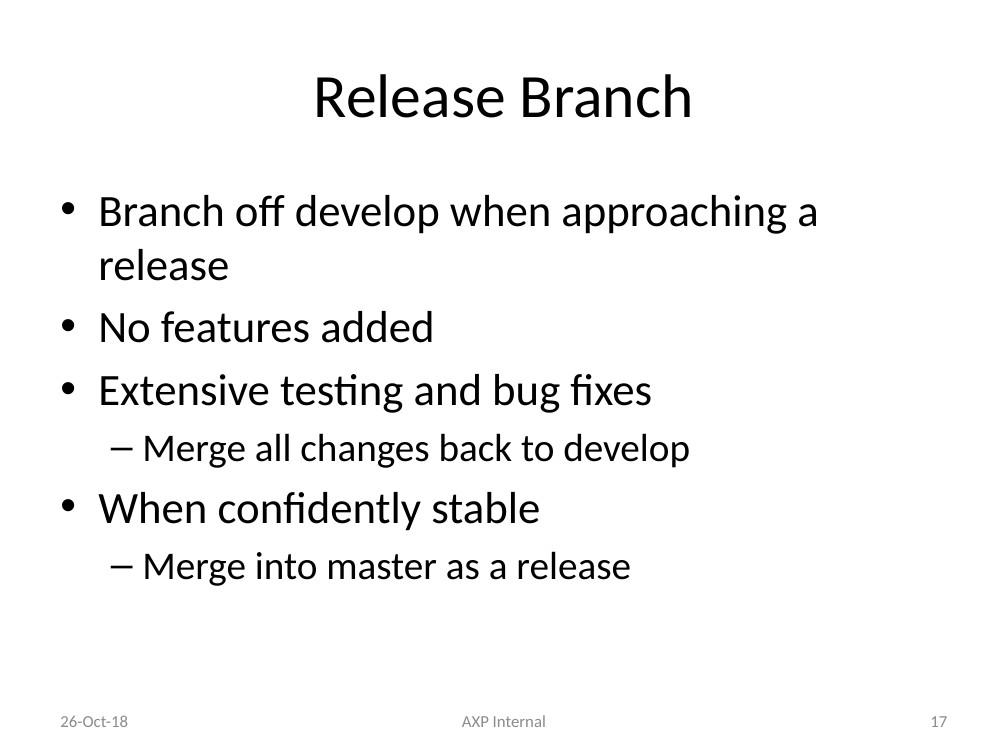
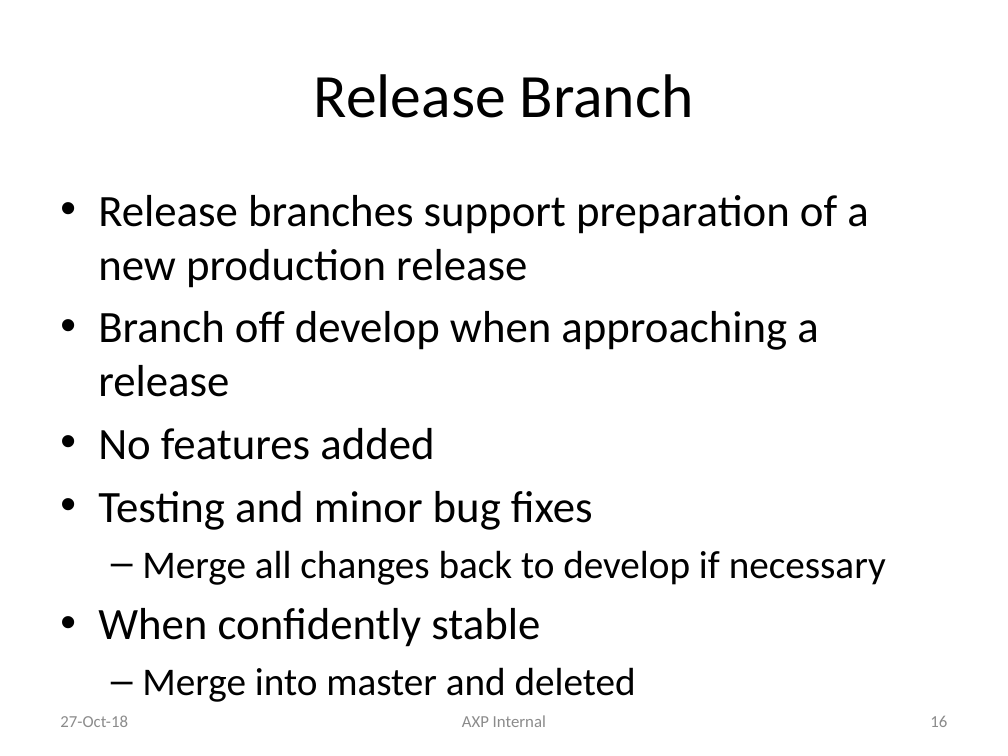
Before and after one commit to liyuan6006/GitStrategies, a slide deck: slide 16 of Branching.pptx (slide 17 before the commit). Drawn at 1008x756 pixels with LibreOffice and Linux fonts; fonts in the diff are those of the drawing. Boxes give left, top, right and bottom in pixels: in the first picture for what was removed or moved away, otherwise in the second. Text is boxed around its words. In the diff, an @@ line names an element or a change of style, - is before the commit and + after.

Commit message:
update ppt

```diff
--- a/Branching.pptx
+++ b/Branching.pptx
@@ text at (98,195,868,288): paragraph added @@
+• Release branches support preparation of a new production release
@@ text at (98,491,886,585): text changed @@
-• Extensive testing and bug fixes
-  – Merge all changes back to develop
+• Testing and minor bug fixes
+  – Merge all changes back to develop if necessary
@@ text at (142,667,636,702): text changed @@
-  – Merge into master as a release
+  – Merge into master and deleted
@@ text at (60,715,128,727): text changed @@
-26-Oct-18
+27-Oct-18
@@ page number at (930,716,947,727): text changed @@
-17
+16
```
Also in this commit, not shown: 17 other slides changed, 1 slide added, 2 slides removed.
